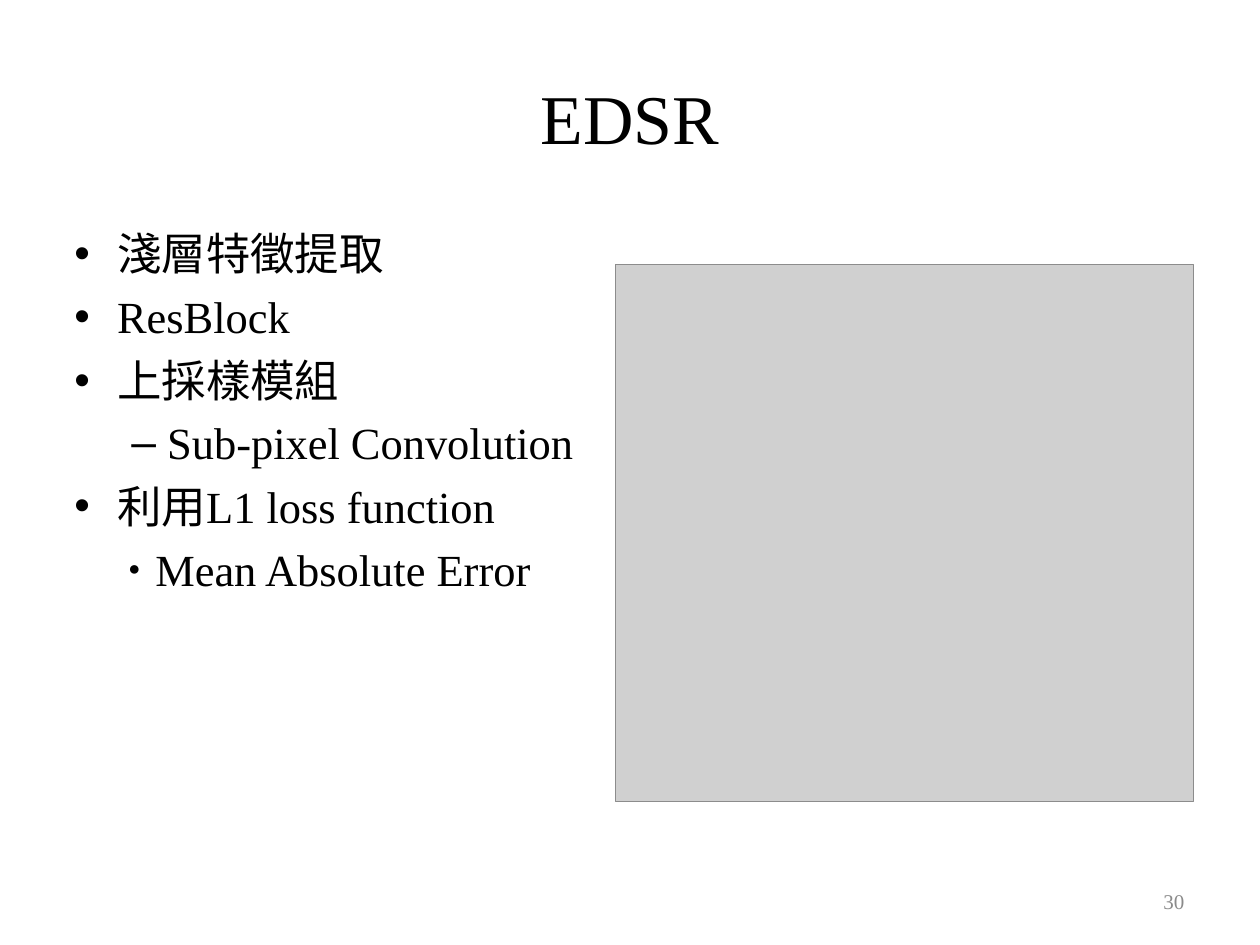
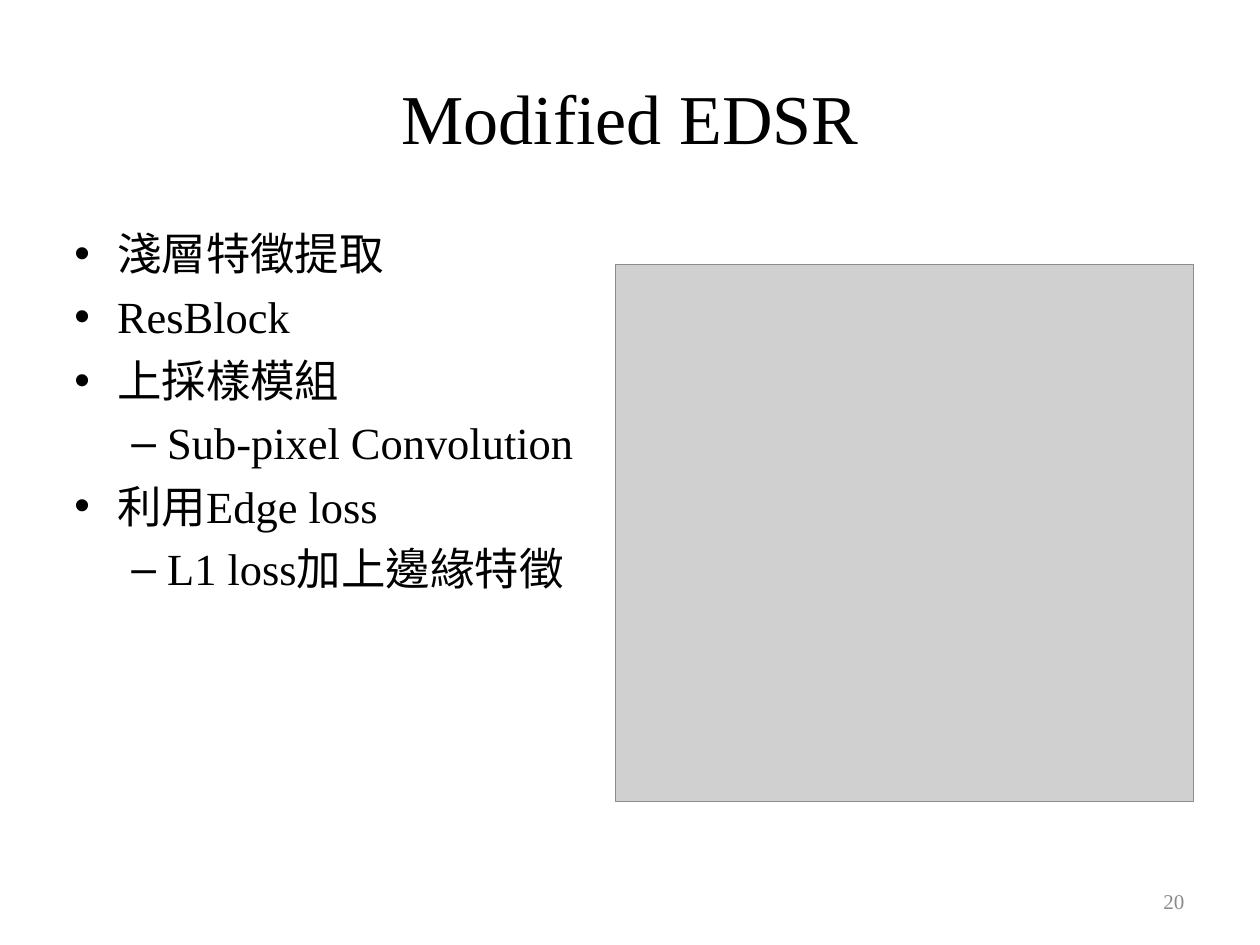
Before and after one commit to ttcpsntpc/Neumerical-Analysis, a slide deck: slide 20 of Lagrange interpolation/專題/專題決賽報告檔.pptx (slide 30 before the commit). Drawn at 1260x945 pixels with LibreOffice and Linux fonts; fonts in the diff are those of the drawing; grey boxes stand for pictures. Boxes give left, top, right and bottom in pixels: in the first picture for what was removed or moved away, otherwise in the second. Text is boxed around its words. In the diff, an @@ line names an element or a change of style, - is before the commit and + after.

```diff
--- a/Lagrange interpolation/專題/專題決賽報告檔.pptx
+++ b/Lagrange interpolation/專題/專題決賽報告檔.pptx
@@ text at bbox=[402, 94, 858, 145]: text changed; size 39.9 to 40 pt @@
-EDSR
+Modified EDSR
@@ text at bbox=[117, 486, 564, 589]: text changed @@
-• 利用L1 loss function
-    ● Mean Absolute Error
+• 利用Edge loss
+  – L1 loss加上邊緣特徵
@@ page number at bbox=[1163, 895, 1184, 909]: text changed @@
-30
+20
```
Also in this commit, not shown: 10 other slides changed, 6 slides added, 19 slides removed.
